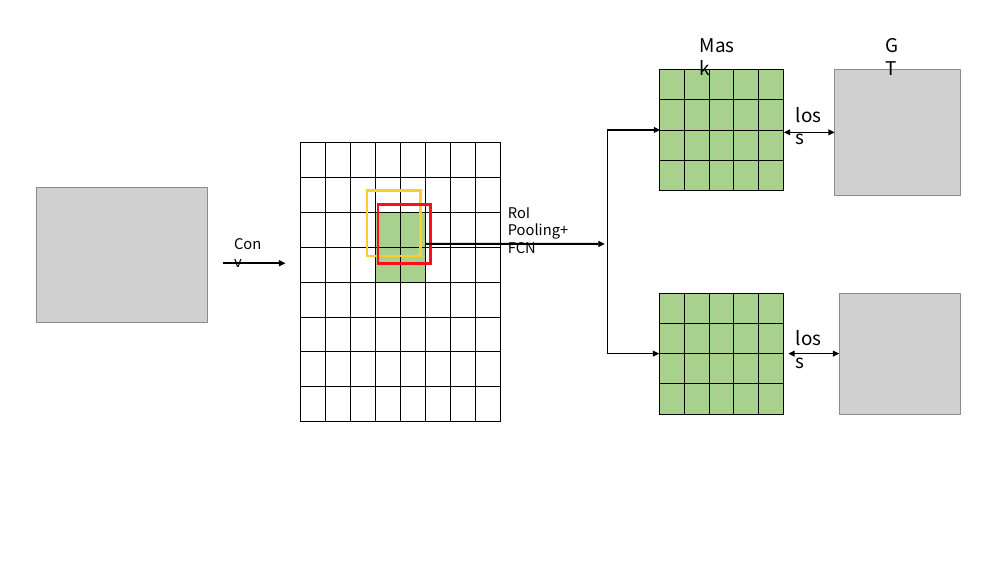
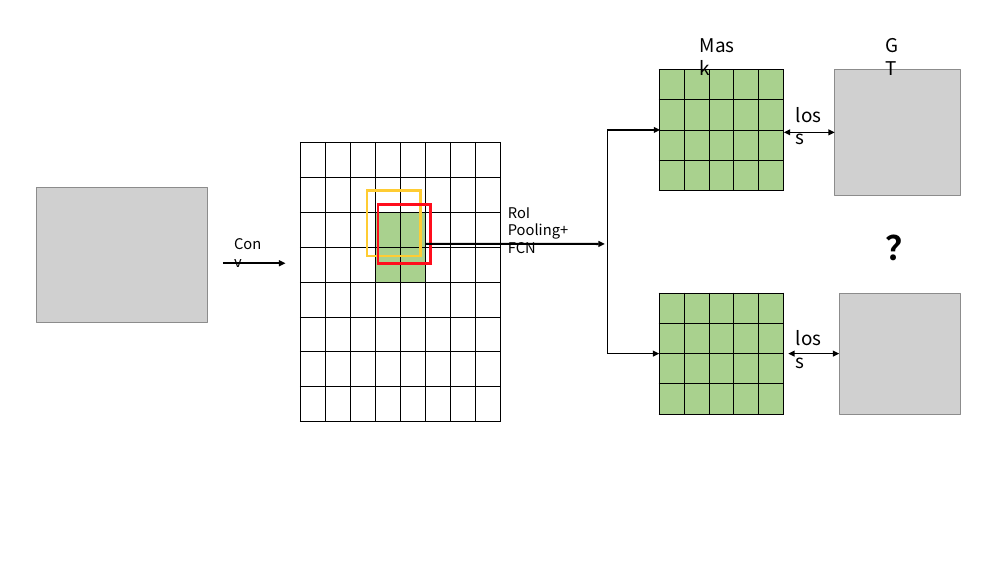
Before and after one commit to Jermmy/blog, a slide deck: slide 2 of pic.pptx. Drawn at 1008x567 pixels with LibreOffice and Linux fonts; fonts in the diff are those of the drawing; grey boxes stand for pictures. Boxes give left, top, right and bottom in pixels: in the first picture for what was removed or moved away, otherwise in the second. Text is boxed around its words. In the diff, an @@ line names an element or a change of style, - is before the commit and + after.

```diff
--- a/pic.pptx
+++ b/pic.pptx
@@ text added at (879, 223, 928, 271), 32 pt, text #000000, bold @@
+？
```
Also in this commit, not shown: 1 slide added, 10 other files.
